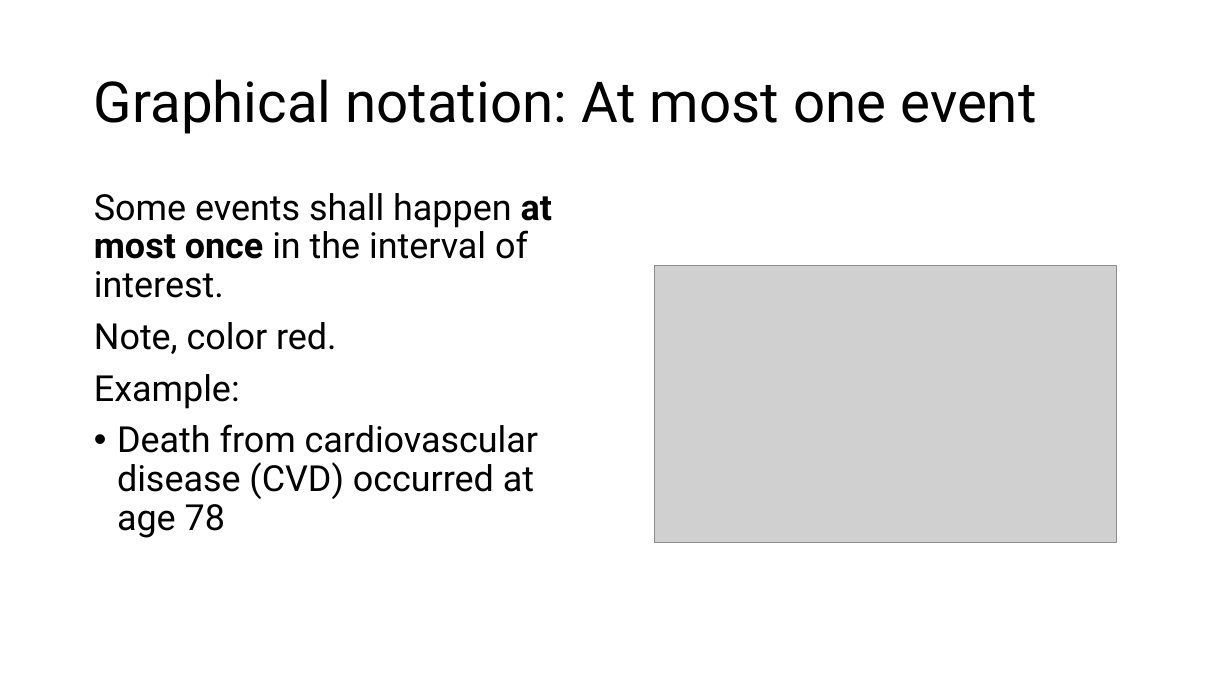
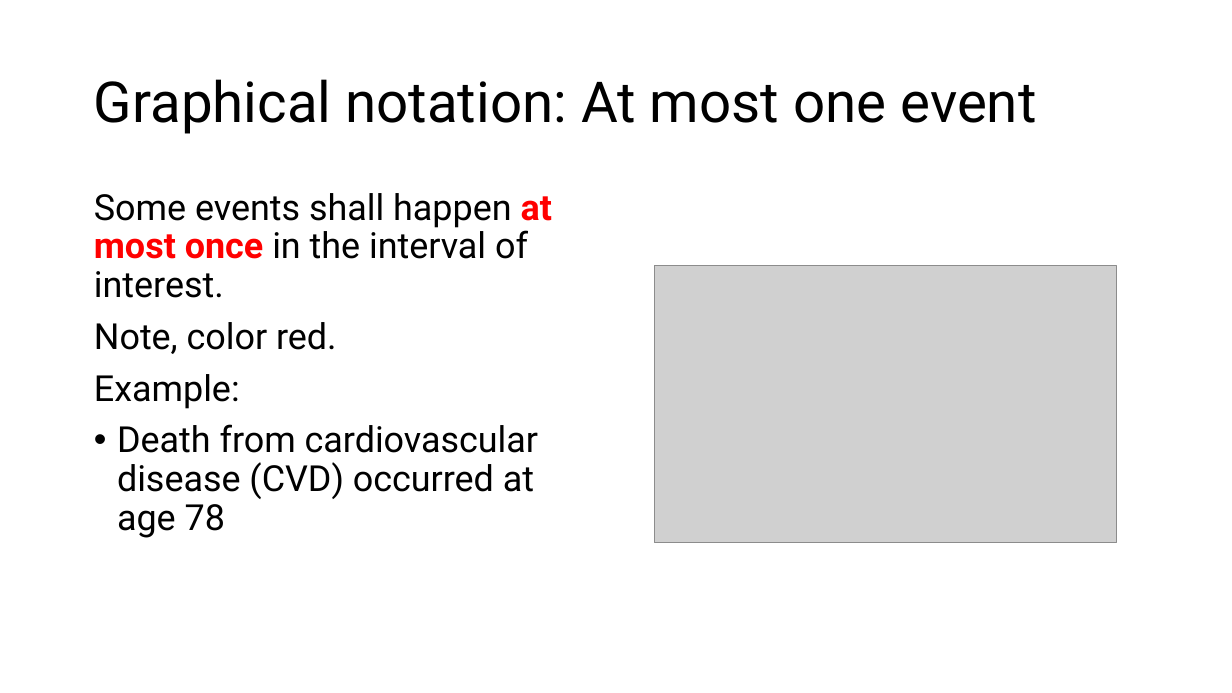
Before and after one commit to ttrikalin/des-R-course, a slide deck: slide 13 of 2025_SMDM/01_DES.pptx. Drawn at 1232x693 pixels with LibreOffice and Linux fonts; fonts in the diff are those of the drawing; grey boxes stand for pictures. Boxes give left, top, right and bottom in pixels: in the first picture for what was removed or moved away, otherwise in the second. Text is boxed around its words. In the diff, an @@ line names an element or a change of style, - is before the commit and + after.

Commit message:
Update 01_DES.pptx
Changed the color of the name of the type of processes in the text where they are introduced

```diff
--- a/2025_SMDM/01_DES.pptx
+++ b/2025_SMDM/01_DES.pptx
@@ text at (94,193,552,298): text colour #000000 to #FF0000 in "at most once" @@
```
Also in this commit, not shown: 4 other slides changed.
